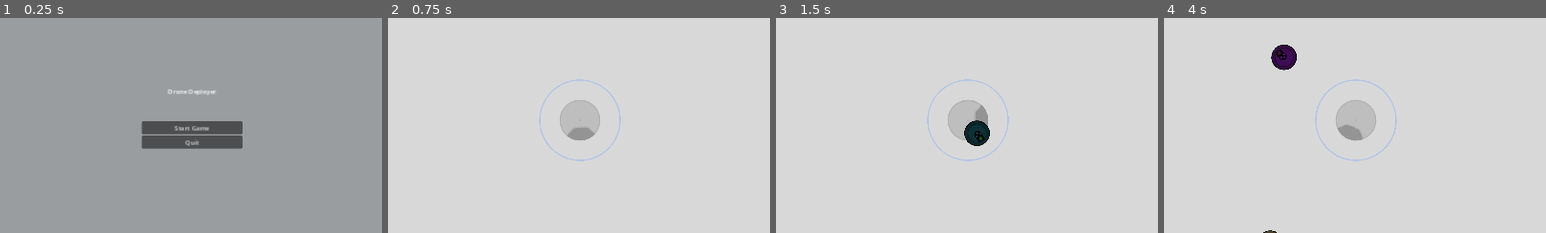
Above: before the commit, frames 1-4 (left to right).
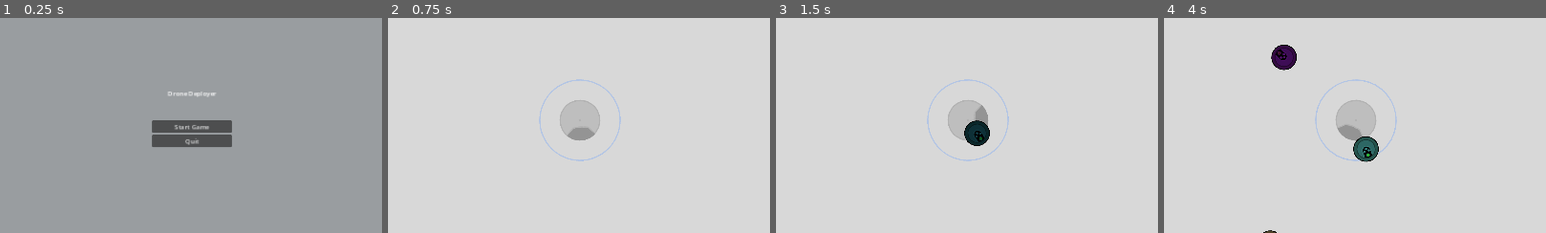
Above: after the commit, the same moments.

Repository: PlainOldNoah/DroneDeployer
Game: Godot game, scene res://main/main.tscn
Two runs of this game, one before a commit and one after it. Both use one fixed random seed, a clock stepped at 60 frames per second and the inputs below.
Inputs (mouse positions are % of the whole screen's width and height, from its top left):
- Up to frame 1 (0.25 s): no input
- Up to frame 2 (0.75 s): click "Start Game" at 0.5 s
- Up to frame 3 (1.5 s): tap Enter at 1.25 s; move the mouse to (72, 45) at 1.27 s; press the mouse at (72, 45) at 1.28 s
- Up to frame 4 (4 s): move the mouse to (30, 55) at 2.02 s; release the mouse at (30, 55) at 2.03 s; click (30, 55) at 2.1 s; move the mouse to (60, 28) at 2.77 s; press the mouse at (60, 28) at 2.78 s; move the mouse to (45, 70) at 3.52 s; release the mouse at (45, 70) at 3.53 s; click (45, 70) at 3.6 s
The pictures show only the part of the screen within x 25-75%, y 26-76%; the shares and areas given below are measured in that part.

The runs differ from the first frame. In frame 1, 1.6% of the frame differs, in the area x 37-64%, y 33-61%; in frame 2, nothing differs; in frame 3, nothing differs; in frame 4, 0.6%.

Commit message:
Started laying groundwork for hanger and drone interaction

Diff:
--- a/Drone Deployer/drone_core/drone.gd
+++ b/Drone Deployer/drone_core/drone.gd
@@ -5,6 +5,8 @@
 
 ## Emitted when any of the drone stats change
 signal stats_updated(drone:Drone)
+## Emitted when the [DroneState] changes
+signal state_changed(new_state:DroneState.STATE)
 
 ## Physical body; Only used in collisions/bounces
 @onready var collision_shape := $CollisionShape2D
--- a/Drone Deployer/drone_core/drone_manager.gd
+++ b/Drone Deployer/drone_core/drone_manager.gd
@@ -10,10 +10,16 @@
 var drone_queue:Array = []
 @onready var drone_scene := preload("res://drone_core/drone.tscn")
 
+## Queue for deploying drones, first in first out
+var launch_queue:Array[Drone] = []
+## List of all drones in game
+var drone_library:Array[Drone] = []
+
 
 ## Makes a new drone instance
 func create_new_drone():
 	var drone_inst := drone_scene.instantiate()
+	drone_library.append(drone_inst)
 	emit_signal("drone_created", drone_inst)
 
 
@@ -49,11 +55,3 @@
 ## Moves the drone in position 0 to the end of the drone queue
 func skip_next_drone():
 	drone_queue.push_back(drone_queue.pop_front())
-
-
-## Controls what happens when a drone's state changes
-#func handle_drone_state_change(drone:Drone, state:int):
-#	match state:
-#		Drone.STATES.STORED:
-##			print_debug(drone, ": ", state)
-#			add_drone_to_queue(drone)
--- a/Drone Deployer/drone_core/drone_state/drone_state_manager.gd
+++ b/Drone Deployer/drone_core/drone_state/drone_state_manager.gd
@@ -15,9 +15,14 @@
 	DroneState.STATE.DEAD: $DeadDroneState,
 }
 
-
-## The current state the state machine is in
+## The current state the state machine is in as a SCENE
 var current_state: DroneState
+## The current state the state machine is in as a DroneState.STATE
+var current_state_enum: DroneState.STATE
+#var current_state_enum: DroneState.STATE:
+#	set(new_state):
+#		current_state_enum = new_state
+#		get_parent().emit_signal("state_changed", current_state_enum)
 
 
 ## Intialize the state manager with the starting state
@@ -34,7 +39,9 @@
 		current_state.exit()
 
 	current_state = states[new_state]
-	print("DS//", owner.name, ": ", current_state.name)
+	current_state_enum = new_state
+
+	print(owner.name, " -> ", current_state.name)
 	current_state.enter()
 
 
--- a/Drone Deployer/drone_core/drone_state/idle_drone_state.gd
+++ b/Drone Deployer/drone_core/drone_state/idle_drone_state.gd
@@ -1,4 +1,6 @@
 extends DroneState
+
+## Idle State; Inside the DDCC
 
 func enter() -> void:
 	drone.set_physics_process(false)
@@ -10,6 +12,8 @@
 	DroneManager.add_drone_to_queue(drone)
 	offload_scrap()
 
+	drone.emit_signal("state_changed", DroneState.STATE.IDLE)
+
 
 func process(delta: float) -> int:
 	if drone.charge_battery(delta):
--- a/Drone Deployer/main/gameboard.gd
+++ b/Drone Deployer/main/gameboard.gd
@@ -21,8 +21,8 @@
 func _ready():
 	set_boundries()
 	set_process_input(false)
-	DroneManager.connect("drone_created", add_node_to_lvl_obj)
-	EnemyManager.connect("enemy_created", add_enemy_to_map)
+	DroneManager.drone_created.connect(add_node_to_lvl_obj)
+	EnemyManager.enemy_created.connect(add_enemy_to_map)
 	GameplayManager.request_drone_deploy.connect(ddcc.deploy_next_drone)
 
 
--- a/Drone Deployer/main/gameplay_manager/gameplay_manager.gd
+++ b/Drone Deployer/main/gameplay_manager/gameplay_manager.gd
@@ -40,7 +40,6 @@
 		emit_signal("ddcc_health_changed", ddcc_health)
 		if ddcc_health <= 0:
 			gamestate_manager.change_state(gamestate_manager.title_gamestate)
-#			GameplayManager.set_gamestate(GAMESTATE.ENDING)
 
 ## Total quantity of collected scrap
 var total_collected_scrap:int = 0:
@@ -62,9 +61,6 @@
 	set(new_playtime):
 		playtime = new_playtime
 		emit_signal("playtime_updated", playtime)
-
-## Status if the game is running or not
-var game_running:bool = false
 
 
 func _ready():
--- a/Drone Deployer/main/gameplay_manager/gameplay_manager.tscn
+++ b/Drone Deployer/main/gameplay_manager/gameplay_manager.tscn
@@ -14,7 +14,7 @@
 editor_description = "Handles all gameplay events such as spawning enemies, controlling difficulty, updating score, taking damage, etc."
 script = ExtResource("1_y4rj8")
 ddcc_max_health = 999
-starting_drones = 3
+starting_drones = 5
 
 [node name="GameplayTimer" type="Timer" parent="."]
 process_mode = 1
--- a/Drone Deployer/main/gameplay_manager/gamestate/gamestate_manager.gd
+++ b/Drone Deployer/main/gameplay_manager/gamestate/gamestate_manager.gd
@@ -33,7 +33,8 @@
 		current_state.exit()
 
 	current_state = states[new_state]
-	print("CURRENT STATE: ", current_state.name)
+	print("GAME STATE: ", current_state.name)
+
 	current_state.enter()
 
 
--- a/Drone Deployer/main/main.gd
+++ b/Drone Deployer/main/main.gd
@@ -11,5 +11,5 @@
 #		print("No Focus")
 
 
-#func _process(delta):
+#func _process(_delta):
 #	print(get_viewport().gui_get_focus_owner())
--- a/Drone Deployer/ui/menu_manager.tscn
+++ b/Drone Deployer/ui/menu_manager.tscn
@@ -1,13 +1,12 @@
-[gd_scene load_steps=9 format=3 uid="uid://b6bv28scxqr4f"]
+[gd_scene load_steps=8 format=3 uid="uid://b6bv28scxqr4f"]
 
 [ext_resource type="Script" path="res://ui/menus/menu_manager.gd" id="1_7q1n8"]
 [ext_resource type="PackedScene" uid="uid://xyinbcpdlhqm" path="res://ui/menus/main_menu.tscn" id="2_os7te"]
-[ext_resource type="PackedScene" uid="uid://cjaeoy88yuim8" path="res://ui/menus/hanger_menu.tscn" id="3_hbkq2"]
 [ext_resource type="PackedScene" path="res://ui/menus/pause_menu.tscn" id="4_qysh2"]
 [ext_resource type="PackedScene" path="res://ui/menus/game_over_menu.tscn" id="5_culkg"]
 [ext_resource type="PackedScene" uid="uid://cihk4xoa3wwe2" path="res://ui/menus/debug_menu.tscn" id="6_lsmdn"]
 [ext_resource type="PackedScene" uid="uid://wsn3sdtkkuiq" path="res://ui/menus/fabricator_menu.tscn" id="7_rdxf7"]
-[ext_resource type="PackedScene" path="res://ui/menus/modification_group_menu.tscn" id="8_f8efg"]
+[ext_resource type="PackedScene" uid="uid://bkdnvd7rmbd2a" path="res://ui/menus/modification_group_menu.tscn" id="8_f8efg"]
 
 [node name="MenuManager" type="CanvasLayer"]
 process_mode = 3
@@ -16,9 +15,6 @@
 script = ExtResource("1_7q1n8")
 
 [node name="MainMenu" parent="." instance=ExtResource("2_os7te")]
-visible = false
-
-[node name="HangerMenu" parent="." instance=ExtResource("3_hbkq2")]
 visible = false
 
 [node name="PauseMenu" parent="." instance=ExtResource("4_qysh2")]
--- a/Drone Deployer/ui/menus/base_menu.tscn
+++ b/Drone Deployer/ui/menus/base_menu.tscn
@@ -16,3 +16,16 @@
 grow_horizontal = 2
 grow_vertical = 2
 color = Color(0.6, 0.615686, 0.627451, 1)
+
+[node name="MarginContainer" type="MarginContainer" parent="."]
+layout_mode = 1
+anchors_preset = 15
+anchor_right = 1.0
+anchor_bottom = 1.0
+grow_horizontal = 2
+grow_vertical = 2
+mouse_filter = 2
+theme_override_constants/margin_left = 10
+theme_override_constants/margin_top = 10
+theme_override_constants/margin_right = 10
+theme_override_constants/margin_bottom = 10
--- a/Drone Deployer/ui/menus/fabricator_menu.tscn
+++ b/Drone Deployer/ui/menus/fabricator_menu.tscn
@@ -9,18 +9,6 @@
 size_flags_horizontal = 3
 size_flags_vertical = 3
 script = ExtResource("2_o6opr")
-
-[node name="MarginContainer" type="MarginContainer" parent="." index="1"]
-layout_mode = 1
-anchors_preset = 15
-anchor_right = 1.0
-anchor_bottom = 1.0
-grow_horizontal = 2
-grow_vertical = 2
-theme_override_constants/margin_left = 10
-theme_override_constants/margin_top = 10
-theme_override_constants/margin_right = 10
-theme_override_constants/margin_bottom = 10
 
 [node name="VBoxContainer" type="VBoxContainer" parent="MarginContainer" index="0"]
 layout_mode = 2
--- a/Drone Deployer/ui/menus/hanger_menu.gd
+++ b/Drone Deployer/ui/menus/hanger_menu.gd
@@ -7,31 +7,45 @@
 @onready var stat_label:Label = %DroneStats
 @onready var drone_stats := %DroneStats
 @onready var added_augment_view := %AddedAugments
-@onready var available_augments := $HBoxContainer/VBoxContainer/AvailableAugments
+#@onready var available_augments := $HBoxContainer/VBoxContainer/AvailableAugments
 
 ## Selected drone to apply all current operations to
-var linked_drone:Drone = null:
-	set(new_drone):
-		if new_drone != linked_drone:
+var linked_drone:Drone = null
+#	set(new_drone):
+#		if new_drone != linked_drone:
+#
+#			if linked_drone != null:
+#				linked_drone.disconnect("stats_updated", update_stat_labels)
+#
+#			linked_drone = new_drone
+#			update_stat_labels(linked_drone)
+#			var _ok := linked_drone.connect("stats_updated", update_stat_labels)
+#		else:
+#			print_debug("WARNING: <", new_drone, "> is already set as linked_drone")
+#	get:
+#		return linked_drone
+## Keeps track of current linked_drone position in the drone_queue
+#var drone_counter:int = 0
+## Duplicate of [member linked_drone] stats
+#var augmented_drone_stats:Dictionary = {}
+## Selected augments that are staged to be committed
+#var added_augments:Array[Augment] = []
 
-			if linked_drone != null:
-				linked_drone.disconnect("stats_updated", update_stat_labels)
-
-			linked_drone = new_drone
-			update_stat_labels(linked_drone)
-			var _ok := linked_drone.connect("stats_updated", update_stat_labels)
-		else:
-			print_debug("WARNING: <", new_drone, "> is already set as linked_drone")
-	get:
-		return linked_drone
-## Keeps track of current linked_drone position in the drone_queue
-var drone_counter:int = 0
-## Duplicate of [member linked_drone] stats
-var augmented_drone_stats:Dictionary = {}
-## Selected augments that are staged to be committed
-var added_augments:Array[Augment] = []
+var focused_drone:Drone = null:
+	set(new_fd):
+		focused_drone = new_fd
+		print(focused_drone)
 
 
+func update_drone_list(_drone:Drone):
+	if (focused_drone == null) and (not DroneManager.drone_library.is_empty()):
+		focused_drone = DroneManager.drone_library[0]
+
+
+func _ready():
+	DroneManager.drone_created.connect(update_drone_list)
+#	await DroneManager.ready
+#	print(DroneManager.drone_queue)
 #func _ready():
 #	if DroneManager.drone_queue.size() >= 1:
 #		linked_drone = (DroneManager.drone_queue[0])
@@ -40,91 +54,92 @@
 
 
 ## Adds the augment to the available augment window
-func add_free_augment(augment:Augment):
-	available_augments.add_child(augment)
-	var _ok := augment.connect("augment_selected", _on_augment_selected)
+#func add_free_augment(augment:Augment):
+#	available_augments.add_child(augment)
+#	var _ok := augment.connect("augment_selected", _on_augment_selected)
 
 
 ## Repeated signal from augment when selected/clicked
-func _on_augment_selected(augment:Augment):
-#	print(augment.name, " // ", augment.stat," // ",  augment.value, " // ", augment.get_modulate())
-
-	if added_augments.has(augment):
-		added_augments.erase(augment)
-	else:
-		added_augments.append(augment)
-
-	refresh_aug_drone_stats()
+#func _on_augment_selected(augment:Augment):
+##	print(augment.name, " // ", augment.stat," // ",  augment.value, " // ", augment.get_modulate())
+#
+#	if added_augments.has(augment):
+#		added_augments.erase(augment)
+#	else:
+#		added_augments.append(augment)
+#
+#	refresh_aug_drone_stats()
 
 
 ## Duplicate linked_drone's stats and apply each added augment to it
-func refresh_aug_drone_stats():
-	augmented_drone_stats = linked_drone.stats.duplicate(true)
-	for i in added_augments:
-		if augmented_drone_stats.has(i.stat):
-			augmented_drone_stats[i.stat] += i.value
-
-	print("ADD: ", added_augments)
-	print("ADS: ", augmented_drone_stats)
-	print("----------------------------------------------")
-	update_labels_w_augments()
+#func refresh_aug_drone_stats():
+#	augmented_drone_stats = linked_drone.stats.duplicate(true)
+#	for i in added_augments:
+#		if augmented_drone_stats.has(i.stat):
+#			augmented_drone_stats[i.stat] += i.value
+#
+#	print("ADD: ", added_augments)
+#	print("ADS: ", augmented_drone_stats)
+#	print("----------------------------------------------")
+#	update_labels_w_augments()
 
 
 ## Updates the stat labels with the new stats in parenthesis
-func update_labels_w_augments():
-	var lds:Dictionary = linked_drone.stats
-	var ads:Dictionary = augmented_drone_stats
-
-	var stat_text:String = ("Speed: %d (%d)\nDamage: %d (%d)\nBattery: %d (%d)")
-	stat_label.set_text(stat_text % [lds.max_speed, ads.max_speed, lds.damage, ads.damage, lds.max_battery, ads.max_battery])
+#func update_labels_w_augments():
+#	var lds:Dictionary = linked_drone.stats
+#	var ads:Dictionary = augmented_drone_stats
+#
+#	var stat_text:String = ("Speed: %d (%d)\nDamage: %d (%d)\nBattery: %d (%d)")
+#	stat_label.set_text(stat_text % [lds.max_speed, ads.max_speed, lds.damage, ads.damage, lds.max_battery, ads.max_battery])
 
 
 ## Applies the selected augments to the currently focused [Drone]
 func _on_assemble_btn_pressed():
-	linked_drone.stats = augmented_drone_stats.duplicate(true)
-	for i in added_augments:
-		i.queue_free()
-	added_augments.clear()
-	update_stat_labels(linked_drone)
+	pass
+#	linked_drone.stats = augmented_drone_stats.duplicate(true)
+#	for i in added_augments:
+#		i.queue_free()
+#	added_augments.clear()
+#	update_stat_labels(linked_drone)
 
 
 # ===== UI Updates =====
 
 ## Updates the text box with drone's stats
-func update_stat_labels(drone:Drone):
-	var lds:Dictionary = drone.stats
-	stat_label.set_text("Speed: %d\nDamage: %d\nBattery: %d" % [lds.max_speed, lds.damage, lds.max_battery])
-
-	lds.display_name = drone.name if lds.display_name.is_empty() else lds.display_name
-
-	drone_name.set_text("%s" % lds.display_name)
+#func update_stat_labels(drone:Drone):
+#	var lds:Dictionary = drone.stats
+#	stat_label.set_text("Speed: %d\nDamage: %d\nBattery: %d" % [lds.max_speed, lds.damage, lds.max_battery])
+#
+#	lds.display_name = drone.name if lds.display_name.is_empty() else lds.display_name
+#
+#	drone_name.set_text("%s" % lds.display_name)
 
 
 ## Called when the [LineEdit] text is changed
-func _on_drone_name_text_submitted(new_text:String):
-	linked_drone.set_stat("display_name", StringName(new_text))
-	get_viewport().gui_release_focus()
+#func _on_drone_name_text_submitted(new_text:String):
+#	linked_drone.set_stat("display_name", StringName(new_text))
+#	get_viewport().gui_release_focus()
 
 # ===== DEBUG STUFF =====
 
 
 ## Moves one position forward in the ["drone_core/drone_manager.gd"] drone_queue
-func _on_next_drone_pressed():
-	var max_drones:int = DroneManager.drone_queue.size()
-
-	drone_counter += 1
-	if drone_counter >= max_drones:
-		drone_counter = 0
-
-	linked_drone = (DroneManager.drone_queue[drone_counter])
+#func _on_next_drone_pressed():
+#	var max_drones:int = DroneManager.drone_queue.size()
+#
+#	drone_counter += 1
+#	if drone_counter >= max_drones:
+#		drone_counter = 0
+#
+#	linked_drone = (DroneManager.drone_queue[drone_counter])
 
 
 ## Moves one position back in the ["drone_core/drone_manager.gd"] drone_queue
-func _on_previous_drone_pressed():
-	var max_drones:int = DroneManager.drone_queue.size()
-
-	drone_counter -= 1
-	if drone_counter < 0:
-		drone_counter = max_drones - 1
-
-	linked_drone = (DroneManager.drone_queue[drone_counter])
+#func _on_previous_drone_pressed():
+#	var max_drones:int = DroneManager.drone_queue.size()
+#
+#	drone_counter -= 1
+#	if drone_counter < 0:
+#		drone_counter = max_drones - 1
+#
+#	linked_drone = (DroneManager.drone_queue[drone_counter])
--- a/Drone Deployer/ui/menus/hanger_menu.tscn
+++ b/Drone Deployer/ui/menus/hanger_menu.tscn
@@ -1,53 +1,35 @@
-[gd_scene load_steps=3 format=3 uid="uid://cjaeoy88yuim8"]
+[gd_scene load_steps=4 format=3 uid="uid://cjaeoy88yuim8"]
 
 [ext_resource type="PackedScene" uid="uid://cwwp6l365mm0f" path="res://ui/menus/base_menu.tscn" id="1_7dtce"]
 [ext_resource type="Script" path="res://ui/menus/hanger_menu.gd" id="2_3ppgg"]
+[ext_resource type="Texture2D" uid="uid://cy1vdsb4r5r5b" path="res://assets/visual/drone_x128.png" id="3_6p3u0"]
 
 [node name="HangerMenu" instance=ExtResource("1_7dtce")]
 anchors_preset = -1
 anchor_right = 0.5
 script = ExtResource("2_3ppgg")
+
+[node name="VBoxContainer" type="VBoxContainer" parent="MarginContainer" index="0"]
+layout_mode = 2
+theme_override_constants/separation = 10
+
+[node name="CurrentDrone" type="HBoxContainer" parent="MarginContainer/VBoxContainer" index="0"]
+layout_mode = 2
+theme_override_constants/separation = 10
+
+[node name="DroneIcon" type="TextureRect" parent="MarginContainer/VBoxContainer/CurrentDrone" index="0"]
+layout_mode = 2
+texture = ExtResource("3_6p3u0")
+stretch_mode = 5
 metadata/_edit_use_anchors_ = true
 
-[node name="HBoxContainer" type="HBoxContainer" parent="." index="1"]
-layout_mode = 1
-anchors_preset = 15
-anchor_right = 1.0
-anchor_bottom = 1.0
-grow_horizontal = 2
-grow_vertical = 2
-
-[node name="FocusedDrone" type="Control" parent="HBoxContainer" index="0"]
+[node name="VBoxContainer" type="VBoxContainer" parent="MarginContainer/VBoxContainer/CurrentDrone" index="1"]
 layout_mode = 2
 size_flags_horizontal = 3
-metadata/_edit_use_anchors_ = true
-
-[node name="VBoxContainer" type="VBoxContainer" parent="HBoxContainer/FocusedDrone" index="0"]
-layout_mode = 1
-anchors_preset = 15
-anchor_right = 1.0
-anchor_bottom = 1.0
-grow_horizontal = 2
-grow_vertical = 2
+size_flags_vertical = 4
 theme_override_constants/separation = 10
 
-[node name="HBoxContainer2" type="HBoxContainer" parent="HBoxContainer/FocusedDrone/VBoxContainer" index="0"]
-layout_mode = 2
-size_flags_vertical = 3
-theme_override_constants/separation = 10
-
-[node name="DroneIcon" type="TextureRect" parent="HBoxContainer/FocusedDrone/VBoxContainer/HBoxContainer2" index="0"]
-custom_minimum_size = Vector2(92, 92)
-layout_mode = 2
-size_flags_horizontal = 3
-metadata/_edit_use_anchors_ = true
-
-[node name="VBoxContainer" type="VBoxContainer" parent="HBoxContainer/FocusedDrone/VBoxContainer/HBoxContainer2" index="1"]
-layout_mode = 2
-size_flags_horizontal = 3
-theme_override_constants/separation = 10
-
-[node name="DroneName" type="LineEdit" parent="HBoxContainer/FocusedDrone/VBoxContainer/HBoxContainer2/VBoxContainer" index="0"]
+[node name="DroneName" type="LineEdit" parent="MarginContainer/VBoxContainer/CurrentDrone/VBoxContainer" index="0"]
 unique_name_in_owner = true
 layout_mode = 2
 size_flags_vertical = 3
@@ -57,7 +39,7 @@
 clear_button_enabled = true
 metadata/_edit_use_anchors_ = true
 
-[node name="DroneColorLabel" type="Label" parent="HBoxContainer/FocusedDrone/VBoxContainer/HBoxContainer2/VBoxContainer" index="1"]
+[node name="DroneColorLabel" type="Label" parent="MarginContainer/VBoxContainer/CurrentDrone/VBoxContainer" index="1"]
 layout_mode = 2
 size_flags_vertical = 3
 text = "Drone Color"
@@ -65,54 +47,54 @@
 vertical_alignment = 1
 metadata/_edit_use_anchors_ = true
 
-[node name="HBoxContainer" type="HBoxContainer" parent="HBoxContainer/FocusedDrone/VBoxContainer" index="1"]
+[node name="Navigation" type="HBoxContainer" parent="MarginContainer/VBoxContainer" index="1"]
 layout_mode = 2
 theme_override_constants/separation = 10
 
-[node name="PreviousDrone" type="Button" parent="HBoxContainer/FocusedDrone/VBoxContainer/HBoxContainer" index="0"]
+[node name="PreviousDrone" type="Button" parent="MarginContainer/VBoxContainer/Navigation" index="0"]
 layout_mode = 2
 size_flags_horizontal = 3
-text = "<"
+text = "Previous Drone"
 metadata/_edit_use_anchors_ = true
 
-[node name="NextDrone" type="Button" parent="HBoxContainer/FocusedDrone/VBoxContainer/HBoxContainer" index="1"]
+[node name="NextDrone" type="Button" parent="MarginContainer/VBoxContainer/Navigation" index="1"]
 layout_mode = 2
 size_flags_horizontal = 3
-text = ">"
+text = "Next Drone"
 metadata/_edit_use_anchors_ = true
 
-[node name="DroneStats" type="Label" parent="HBoxContainer/FocusedDrone/VBoxContainer" index="2"]
+[node name="DroneStats" type="Label" parent="MarginContainer/VBoxContainer" index="2"]
 unique_name_in_owner = true
 layout_mode = 2
 size_flags_vertical = 3
 text = "Drone Stats"
 metadata/_edit_use_anchors_ = true
 
-[node name="HSeparator" type="HSeparator" parent="HBoxContainer/FocusedDrone/VBoxContainer" index="3"]
+[node name="HSeparator" type="HSeparator" parent="MarginContainer/VBoxContainer" index="3"]
 layout_mode = 2
 theme_override_constants/separation = 10
 
-[node name="AddedAugments" type="GridContainer" parent="HBoxContainer/FocusedDrone/VBoxContainer" index="4"]
+[node name="AddedAugments" type="GridContainer" parent="MarginContainer/VBoxContainer" index="4"]
 unique_name_in_owner = true
 layout_mode = 2
 size_flags_vertical = 3
 
-[node name="VBoxContainer" type="VBoxContainer" parent="HBoxContainer" index="1"]
-visible = false
+[node name="ControlBtns" type="HBoxContainer" parent="MarginContainer/VBoxContainer" index="5"]
 layout_mode = 2
-size_flags_horizontal = 3
 
-[node name="AvailableAugments" type="GridContainer" parent="HBoxContainer/VBoxContainer" index="0"]
+[node name="AssembleBtn" type="Button" parent="MarginContainer/VBoxContainer/ControlBtns" index="0"]
+custom_minimum_size = Vector2(200, 0)
 layout_mode = 2
-size_flags_horizontal = 3
-size_flags_vertical = 3
-columns = 5
-
-[node name="AssembleBtn" type="Button" parent="HBoxContainer/VBoxContainer" index="1"]
-layout_mode = 2
+size_flags_horizontal = 6
 text = "Assemble"
 
-[connection signal="text_submitted" from="HBoxContainer/FocusedDrone/VBoxContainer/HBoxContainer2/VBoxContainer/DroneName" to="." method="_on_drone_name_text_submitted"]
-[connection signal="pressed" from="HBoxContainer/FocusedDrone/VBoxContainer/HBoxContainer/PreviousDrone" to="." method="_on_previous_drone_pressed"]
-[connection signal="pressed" from="HBoxContainer/FocusedDrone/VBoxContainer/HBoxContainer/NextDrone" to="." method="_on_next_drone_pressed"]
-[connection signal="pressed" from="HBoxContainer/VBoxContainer/AssembleBtn" to="." method="_on_assemble_btn_pressed"]
+[node name="ClearBtn" type="Button" parent="MarginContainer/VBoxContainer/ControlBtns" index="1"]
+custom_minimum_size = Vector2(200, 0)
+layout_mode = 2
+size_flags_horizontal = 6
+text = "Clear"
+
+[connection signal="text_submitted" from="MarginContainer/VBoxContainer/CurrentDrone/VBoxContainer/DroneName" to="." method="_on_drone_name_text_submitted"]
+[connection signal="pressed" from="MarginContainer/VBoxContainer/Navigation/PreviousDrone" to="." method="_on_previous_drone_pressed"]
+[connection signal="pressed" from="MarginContainer/VBoxContainer/Navigation/NextDrone" to="." method="_on_next_drone_pressed"]
+[connection signal="pressed" from="MarginContainer/VBoxContainer/ControlBtns/AssembleBtn" to="." method="_on_assemble_btn_pressed"]
--- a/Drone Deployer/ui/menus/main_menu.tscn
+++ b/Drone Deployer/ui/menus/main_menu.tscn
@@ -6,38 +6,30 @@
 [node name="MainMenu" instance=ExtResource("1_a5twn")]
 script = ExtResource("2_dr56i")
 
-[node name="VBoxContainer" type="VBoxContainer" parent="." index="1"]
-layout_mode = 1
-anchors_preset = 8
-anchor_left = 0.5
-anchor_top = 0.5
-anchor_right = 0.5
-anchor_bottom = 0.5
-offset_left = -126.5
-offset_top = -107.5
-offset_right = 126.5
-offset_bottom = 107.5
-grow_horizontal = 2
-grow_vertical = 2
+[node name="VBoxContainer" type="VBoxContainer" parent="MarginContainer" index="0"]
+custom_minimum_size = Vector2(200, 200)
+layout_mode = 2
+size_flags_horizontal = 4
+size_flags_vertical = 4
 
-[node name="Label" type="Label" parent="VBoxContainer" index="0"]
+[node name="Label" type="Label" parent="MarginContainer/VBoxContainer" index="0"]
 layout_mode = 2
 size_flags_vertical = 6
 text = "Drone Deployer"
 horizontal_alignment = 1
 vertical_alignment = 1
 
-[node name="StartGameBtn" type="Button" parent="VBoxContainer" index="1"]
+[node name="StartGameBtn" type="Button" parent="MarginContainer/VBoxContainer" index="1"]
 layout_mode = 2
 size_flags_horizontal = 5
 size_flags_vertical = 10
 text = "Start Game"
 
-[node name="QuitBtn" type="Button" parent="VBoxContainer" index="2"]
+[node name="QuitBtn" type="Button" parent="MarginContainer/VBoxContainer" index="2"]
 layout_mode = 2
 size_flags_horizontal = 5
 size_flags_vertical = 2
 text = "Quit"
 
-[connection signal="pressed" from="VBoxContainer/StartGameBtn" to="." method="_on_start_game_btn_pressed"]
-[connection signal="pressed" from="VBoxContainer/QuitBtn" to="." method="_on_quit_btn_pressed"]
+[connection signal="pressed" from="MarginContainer/VBoxContainer/StartGameBtn" to="." method="_on_start_game_btn_pressed"]
+[connection signal="pressed" from="MarginContainer/VBoxContainer/QuitBtn" to="." method="_on_quit_btn_pressed"]
--- a/Drone Deployer/ui/menus/modification_group_menu.tscn
+++ b/Drone Deployer/ui/menus/modification_group_menu.tscn
@@ -1,4 +1,4 @@
-[gd_scene load_steps=5 format=3]
+[gd_scene load_steps=5 format=3 uid="uid://bkdnvd7rmbd2a"]
 
 [ext_resource type="Script" path="res://ui/menus/modification_group_menu.gd" id="1_3a0nx"]
 [ext_resource type="PackedScene" uid="uid://cjaeoy88yuim8" path="res://ui/menus/hanger_menu.tscn" id="1_r4umq"]
@@ -26,6 +26,28 @@
 layout_mode = 2
 size_flags_horizontal = 3
 
+[node name="VBoxContainer" type="VBoxContainer" parent="HBoxContainer"]
+layout_mode = 2
+size_flags_vertical = 4
+
+[node name="Button" type="Button" parent="HBoxContainer/VBoxContainer"]
+custom_minimum_size = Vector2(32, 32)
+layout_mode = 2
+size_flags_vertical = 6
+text = "<"
+
+[node name="Button2" type="Button" parent="HBoxContainer/VBoxContainer"]
+custom_minimum_size = Vector2(32, 32)
+layout_mode = 2
+size_flags_vertical = 6
+text = ">"
+
+[node name="Button3" type="Button" parent="HBoxContainer/VBoxContainer"]
+custom_minimum_size = Vector2(32, 32)
+layout_mode = 2
+size_flags_vertical = 6
+text = "R"
+
 [node name="Storage" parent="HBoxContainer" instance=ExtResource("2_i55hd")]
 layout_mode = 2
 size_flags_stretch_ratio = 1.5
